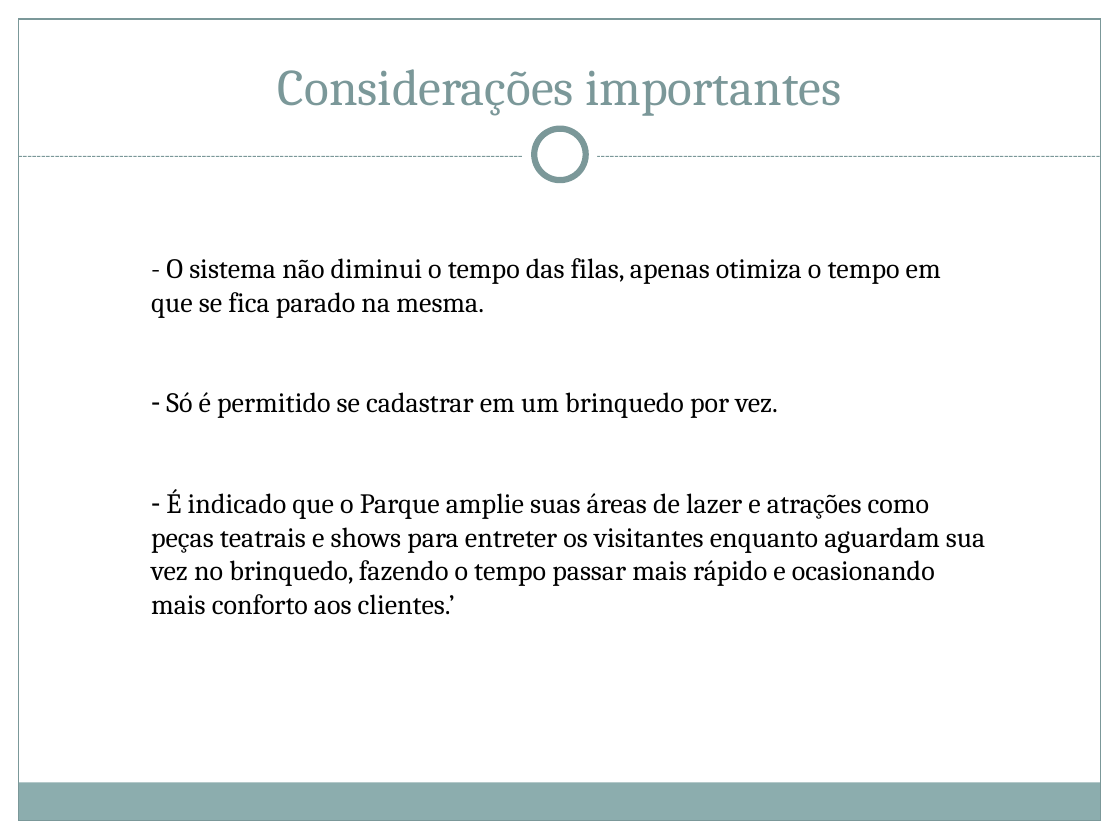
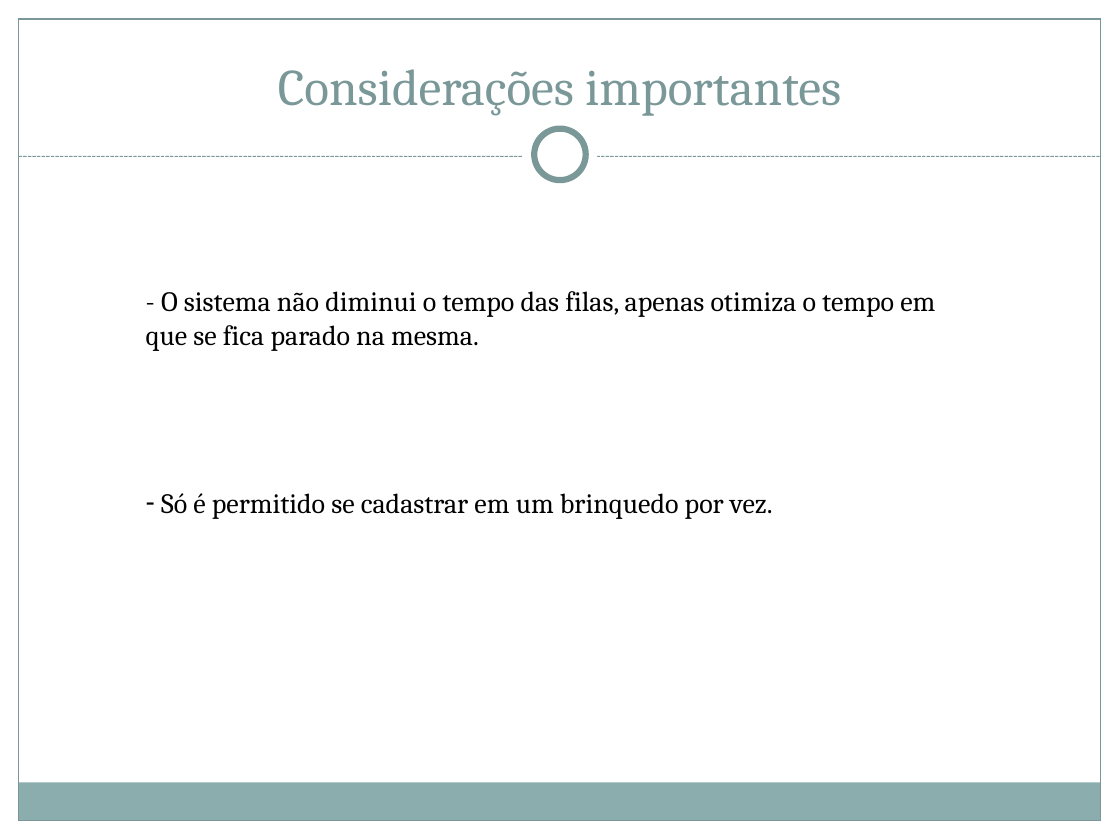
Before and after one commit to herberton/projetof1, a slide deck: slide 7 of wiki/Apresentação/Apresentação Final.pptx. Drawn at 1120x840 pixels with LibreOffice and Linux fonts; fonts in the diff are those of the drawing. Boxes give left, top, right and bottom in pixels: in the first picture for what was removed or moved away, otherwise in the second. Text is boxed around its words. In the diff, an @@ line names an element or a change of style, - is before the commit and + after.

```diff
--- a/wiki/Apresentação/Apresentação Final.pptx
+++ b/wiki/Apresentação/Apresentação Final.pptx
@@ text "- O sistema não diminui ...": place and size @@
-text "- O sistema não diminui ..." at [151, 258, 985, 615]
+text "- O sistema não diminui ..." at [146, 291, 935, 519]
@@ text at [151, 489, 985, 615]: paragraph removed @@
-– É indicado que o Parque amplie suas áreas de lazer e atrações como peças teatrais e shows para entreter os visitantes enquanto aguardam sua vez no brinquedo, fazendo o tempo passar mais rápido e ocasionando mais conforto aos clientes.’
```
Also in this commit, not shown: 1 other slide changed, 1 slide removed.
